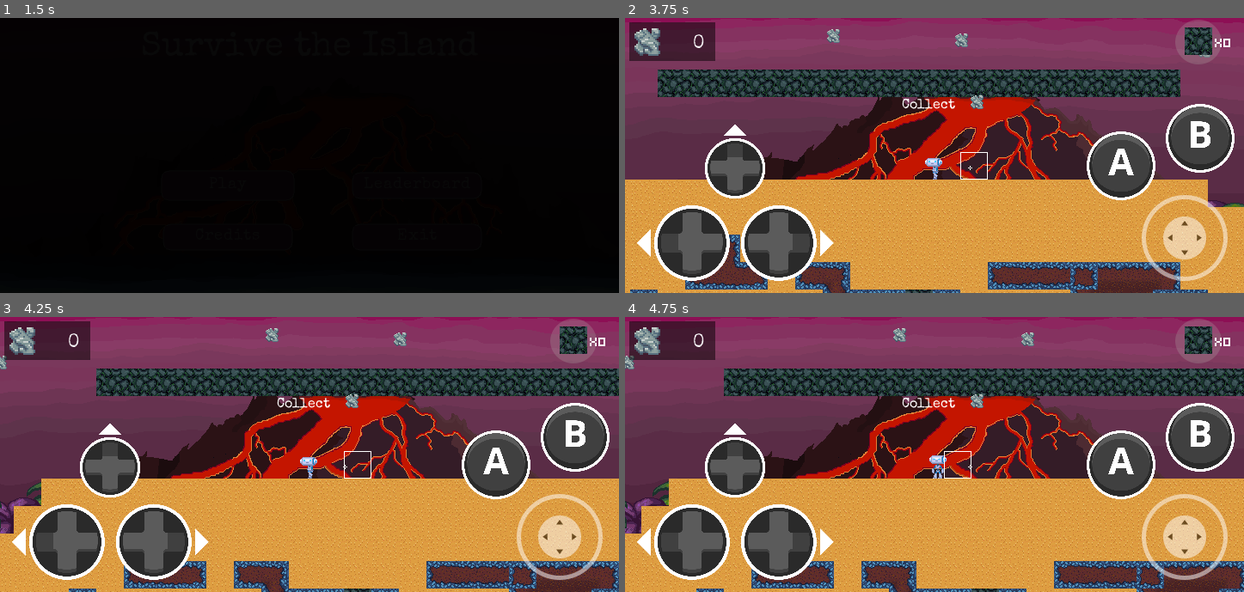
Above: before the commit, frames 1-4 (two rows, left to right).
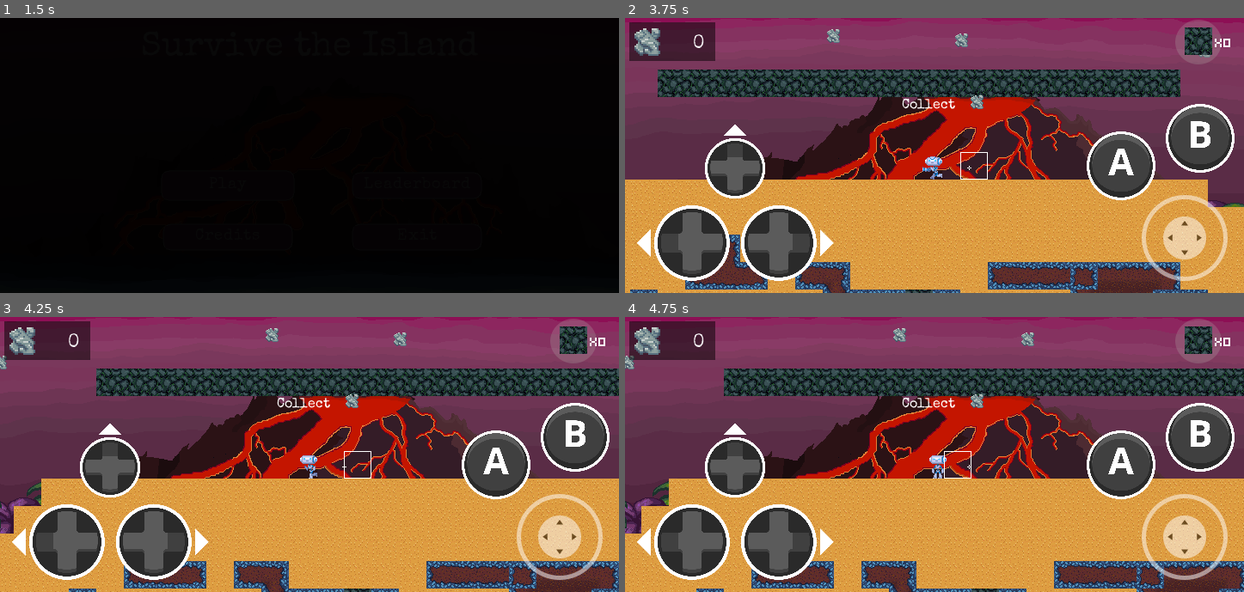
Above: after the commit, the same moments.

Repository: HaywardMorihara/SurviveTheIsland
Game: Godot game, scene res://src/UserInterface/MainMenu.tscn
The game is run twice, just before and just after one commit, with the same random seed, the same clock (stepped at 60 frames per second) and the same inputs. Sound files missing from this copy of the repository are replaced by a short silence.
Inputs (mouse positions are in pixels of both pictures, inside the frame that each line leads up to):
- Up to frame 1 (1.5 s): click "Play" at 0.5 s; click "Play" at 1.25 s
- Up to frame 2 (3.75 s): move the mouse to (1070, 141) at 2.02 s; hold D (move_right) 2.03-2.75 s; tap Mouse wheel down (cycle_block_type_down) at 2.1 s; click (1070, 141) at 2.17 s; tap W (jump) at 2.27 s; drag from (810, 169) to (810, 53) at 2.77 s; tap Enter at 3.5 s; move the mouse to (996, 95) at 3.52 s; hold A (move_left) from 3.53 s (still down); tap Z (remove_block) at 3.6 s; click (996, 95) at 3.67 s
- Up to frame 3 (4.25 s): keep holding A (move_left)
- Up to frame 4 (4.75 s): release A (move_left) at 4.25 s; drag from (903, 509) to (1027, 339) at 4.27 s

Frame 1 is identical in both runs. In frame 2, 0.1% of the frame differs, in the area x 48-57%, y 50-59%; in frame 3, 0.1%; in frame 4, less than 0.1%.

Commit message:
Fix Aim Skipping Blocks
Just a matter if tweaking the aimer to be slightly closer to the player

Diff:
--- a/src/Actors/Player.gd
+++ b/src/Actors/Player.gd
@@ -15,6 +15,7 @@
 onready var sound_jump = $Jump
 onready var block_placer = get_node(@"BlockPlacement")
 
+onready var aimer_offset = $MouseAimer/Aim.position.x
 
 func _ready():
 	# Static types are necessary here to avoid warnings.
@@ -84,13 +85,12 @@
 		move.x = Input.get_axis("ui_left", "ui_right")
 		move.y = Input.get_axis("ui_up", "ui_down")
 		if move != Vector2.ZERO:
-			# 42 is the robot's width or something...
-			$MouseAimer/Aim.position = move * Vector2(42,42)
+			$MouseAimer/Aim.position = move * Vector2(aimer_offset, aimer_offset)
 	elif Input.get_joy_name(0):
 		var look_vector = Vector2(0, 0)
 		look_vector.x = Input.get_action_strength("aim_right") - Input.get_action_strength("aim_left")
 		look_vector.y = Input.get_action_strength("aim_down") - Input.get_action_strength("aim_up")
-		$MouseAimer/Aim.position = look_vector * Vector2(42,42)
+		$MouseAimer/Aim.position = look_vector * Vector2(aimer_offset, aimer_offset)
 	else:
 		$MouseAimer.look_at(get_global_mouse_position())
 
--- a/src/Actors/Player.tscn
+++ b/src/Actors/Player.tscn
@@ -373,7 +373,7 @@
 position = Vector2( 0, -14 )
 
 [node name="Aim" type="Sprite" parent="MouseAimer"]
-position = Vector2( 42, 1 )
+position = Vector2( 41, 1 )
 z_index = 1
 texture = ExtResource( 11 )
 
@@ -543,17 +543,18 @@
 [node name="JumpKey" type="AnimatedSprite" parent="UI/ControlsTutorial/MovementKeys"]
 position = Vector2( 358, 73 )
 frames = SubResource( 14 )
+frame = 1
 playing = true
 
 [node name="LeftMoveKey" type="AnimatedSprite" parent="UI/ControlsTutorial/MovementKeys"]
 position = Vector2( 324, 101 )
 frames = SubResource( 20 )
-frame = 1
 playing = true
 
 [node name="RightMoveKey" type="AnimatedSprite" parent="UI/ControlsTutorial/MovementKeys"]
 position = Vector2( 391, 101 )
 frames = SubResource( 23 )
+frame = 1
 playing = true
 
 [node name="MouseAim" type="Control" parent="UI/ControlsTutorial"]
@@ -594,6 +595,7 @@
 [node name="AnimatedSprite" type="AnimatedSprite" parent="UI/ControlsTutorial/MouseRightClick"]
 position = Vector2( 68, 54 )
 frames = SubResource( 28 )
+frame = 1
 playing = true
 
 [node name="MouseLeftClick" type="Control" parent="UI/ControlsTutorial"]
@@ -614,7 +616,6 @@
 [node name="AnimatedSprite" type="AnimatedSprite" parent="UI/ControlsTutorial/MouseLeftClick"]
 position = Vector2( 43, 45 )
 frames = SubResource( 32 )
-frame = 1
 playing = true
 
 [node name="MouseScroll" type="Control" parent="UI/ControlsTutorial"]
@@ -635,7 +636,6 @@
 [node name="AnimatedSprite" type="AnimatedSprite" parent="UI/ControlsTutorial/MouseScroll"]
 position = Vector2( 331, 79 )
 frames = SubResource( 36 )
-frame = 1
 playing = true
 
 [node name="CycleBlock" type="AudioStreamPlayer" parent="."]
